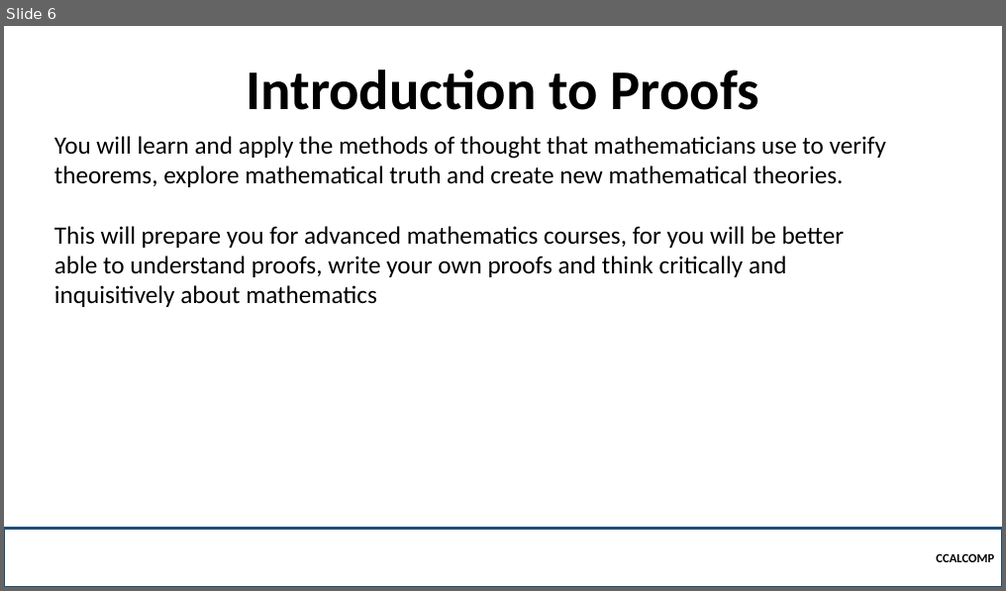
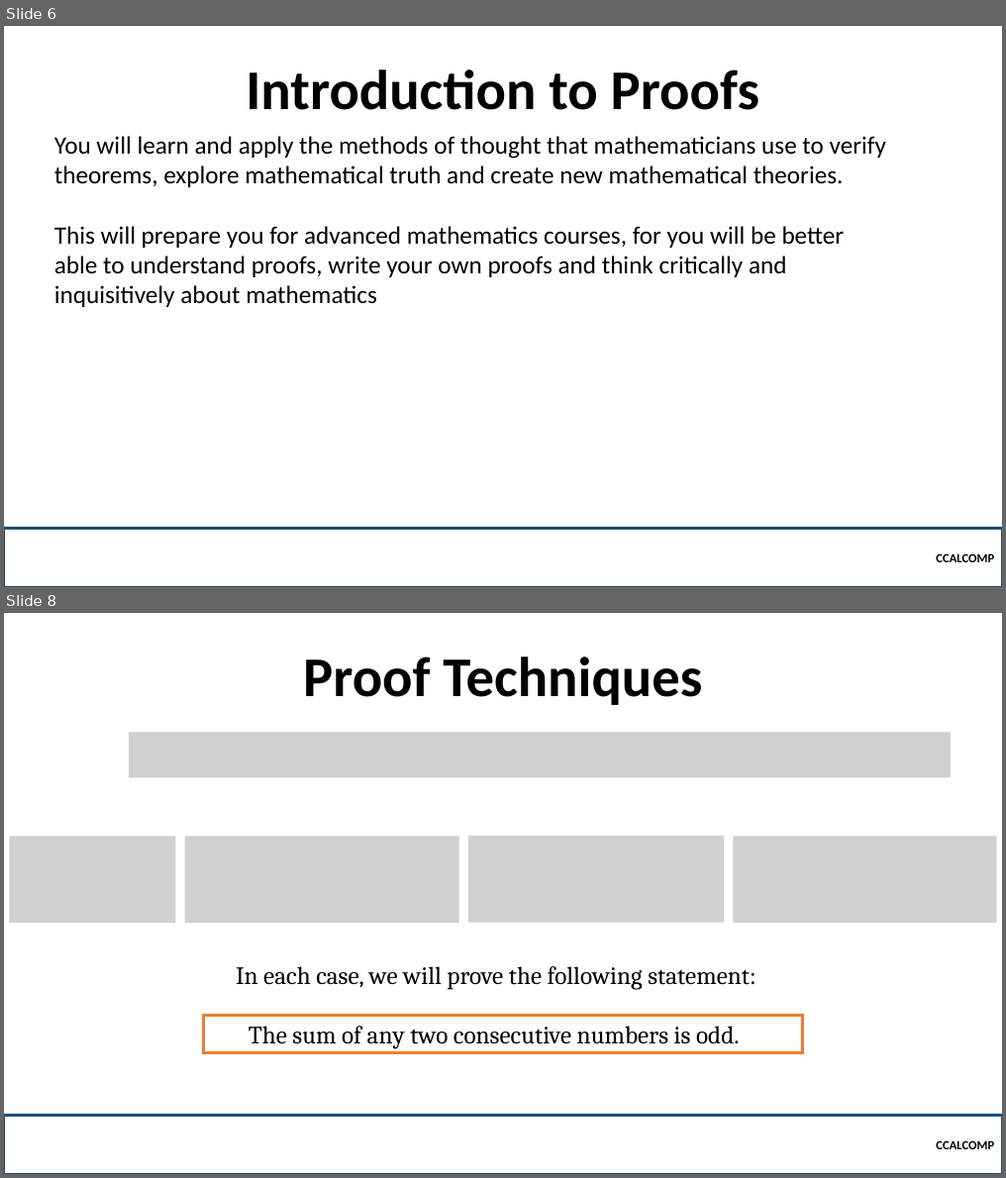
Before and after one commit to robitussin/CCALCOMP, a slide deck: Week 3 - Proofs/Proofs.pptx. Shown one above the other, each under a label of ours: slide 6 before the commit, slides 6 and 8 after it; the slides between them are not shown. The pictures are 1006x591 and 1006x1178 pixels, drawn with LibreOffice and Linux fonts; fonts in the diff are those of the drawing; grey boxes stand for pictures; background and template pictures are left out. Boxes give left, top, right and bottom in pixels: in the first picture for what was removed or moved away, otherwise in the second. Text is boxed around its words. In the diff, an @@ line names an element or a change of style, - is before the commit and + after.

```diff
--- a/Week 3 - Proofs/Proofs.pptx
+++ b/Week 3 - Proofs/Proofs.pptx
@@ slide 8 added at bbox=[4, 613, 1002, 1174], background picture (left out) @@
@@ title added at bbox=[303, 657, 702, 705], 54 pt, text #000000, bold @@
+Proof Techniques
@@ picture added at bbox=[129, 732, 951, 777] @@
@@ picture added at bbox=[9, 836, 175, 923] @@
@@ picture added at bbox=[185, 836, 459, 923] @@
@@ picture added at bbox=[468, 836, 724, 923] @@
@@ picture added at bbox=[734, 836, 997, 923] @@
@@ text added at bbox=[236, 966, 756, 990], 24 pt, text #000000 @@
+  In each case, we will prove the following statement:
@@ rectangle added at bbox=[204, 1015, 803, 1053], fill #FFFFFF, outline #ED7D31 3 pt, 24 pt, text #000000 @@
+  The sum of any two consecutive numbers is odd.
@@ rectangle added at bbox=[4, 1115, 1002, 1174], outline #1F4E79 2.25 pt, 12 pt, text #000000, bold @@
+CCALCOMP
```
Also in this commit, not shown: 6 other slides added, 1 other file.
